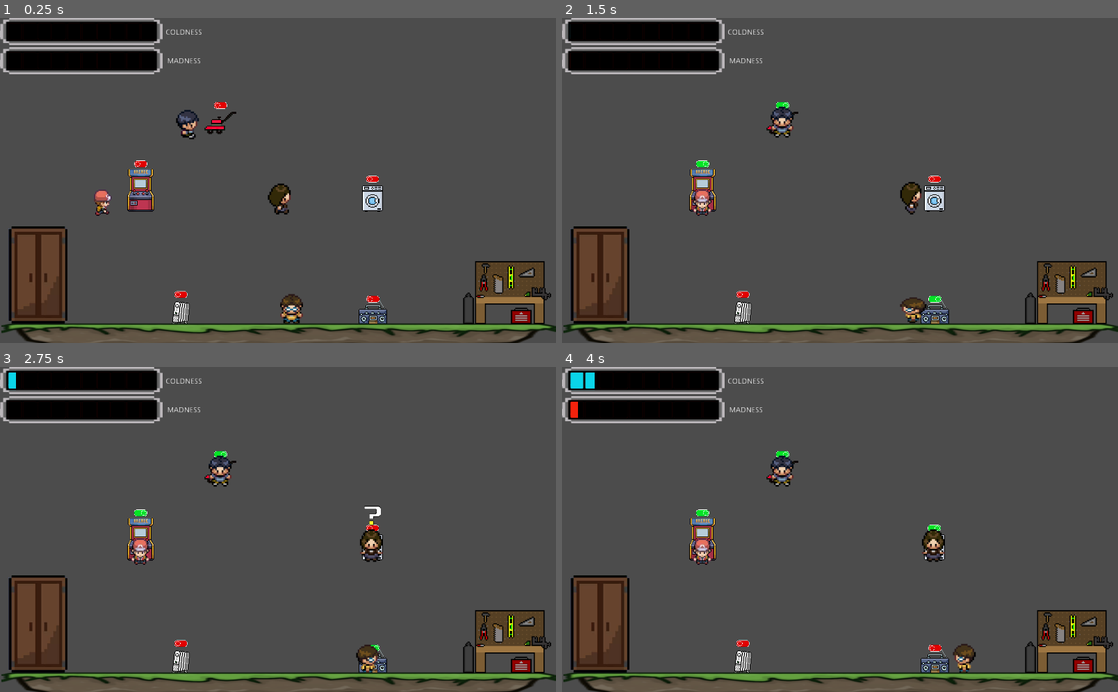
Above: before the commit, frames 1-4 (two rows, left to right).
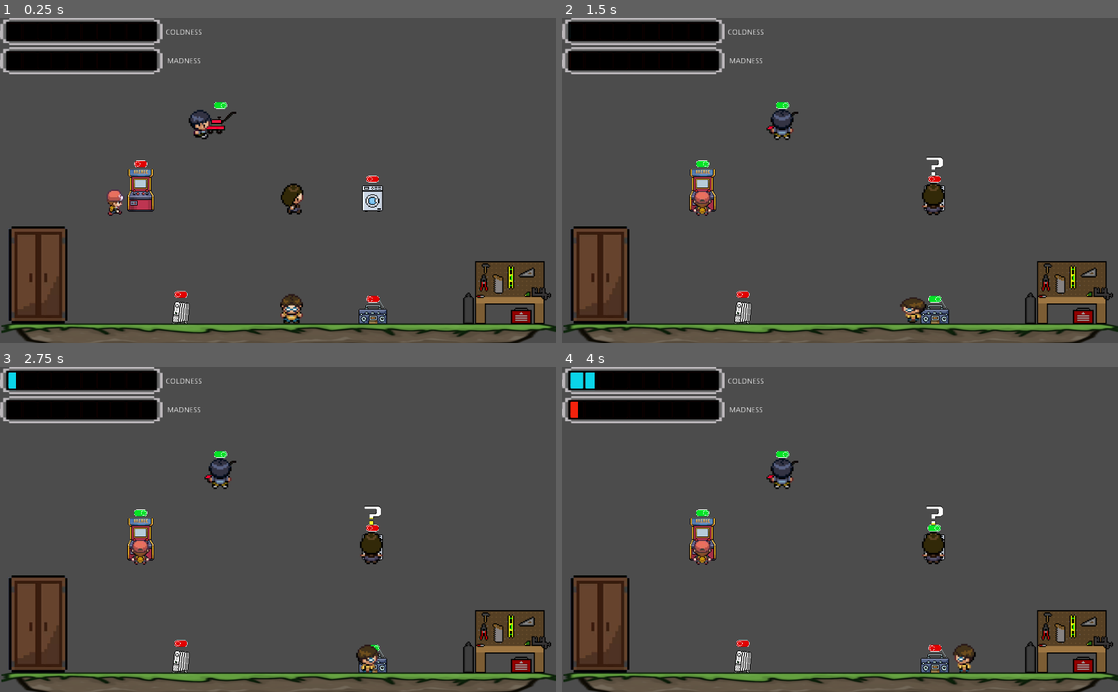
Above: after the commit, the same moments.

Repository: Gaspary23/Sombras_da_Familia
Game: Godot game, scene res://Game/Game.tscn
Two runs of this game, one before a commit and one after it. Both use one fixed random seed, a clock stepped at 60 frames per second and the inputs below. Video files are missing from this copy of the repository; at most half a second of black plays in their place.
Inputs:
- Up to frame 1 (0.25 s): no input
- Up to frame 2 (1.5 s): hold Right (right) 0.53-1.28 s; tap E (interact) at 0.6, 1.35 s; hold Left (left) from 1.28 s (still down)
- Up to frame 3 (2.75 s): release Left (left) at 2.03 s; hold Right (right) from 2.03 s (still down); tap E (interact) at 2.1 s
- Up to frame 4 (4 s): tap E (interact) at 2.85, 3.6 s; release Right (right) at 3.53 s; hold Left (left) from 3.53 s (still down)

The runs differ from the first frame. In frame 1, 1.3% of the frame differs, in the area x 17-55%, y 25-61%; in frame 2, 1.1%; in frame 3, 0.7%; in frame 4, 0.8%.

Commit message:
fix: npc works looking forward

Diff:
--- a/NPC/NPC.gd
+++ b/NPC/NPC.gd
@@ -38,7 +38,6 @@
 			current_state = State.walking
 
 		State.walking: # Go to target
-			current_state = State.waiting
 			if target_pos.x - position.x > 0:
 				motion.x = 1
 			elif target_pos.x - position.x < 0:
@@ -54,6 +53,8 @@
 			motion = move_and_slide(motion, Vector2.UP)
 
 		State.working: # Do work
+			sprite.stop()
+			sprite.play("back")
 			standBy = true
 
 			if (suspicion_level.value == 100):
Not shown, changed: Items/Itens.xcf
